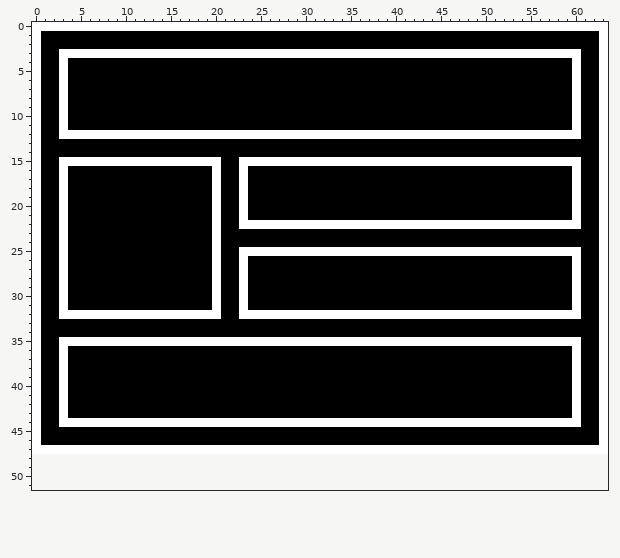
File history of a pixel-art file, The Fallen Guardian/Assets/Art/UI/ToolTip/Items/ToolTip_Currency.aseprite. This is how it looked before the edit.
64x48 pixels, 1 frame. The old version is drawn lined up with the new one, on the new canvas.
Once edited:
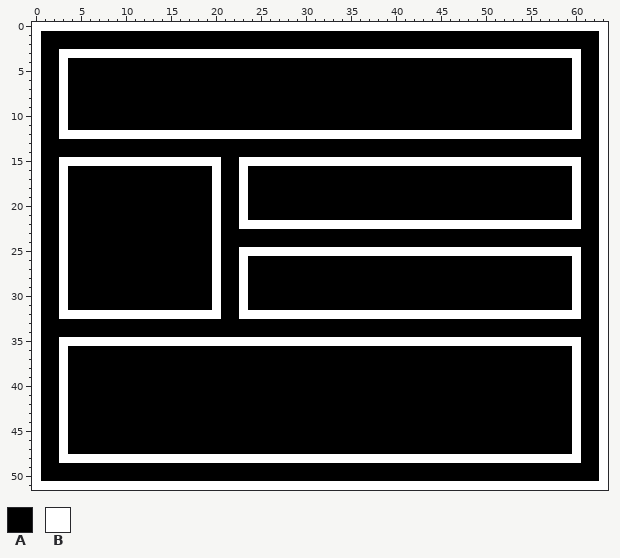
Palette (. is transparent): A #000000  B #ffffff
From the commit log: Coin ToolTip Prefab
The exact change:
canvas 64x48 -> 64x52
The author put colour A in row 48 at x 1 to 2 and 61 to 62; in rows 49 to 50 at x 1 to 62.
Colour B becomes colour A in row 44 at x 4 to 59; in row 47 at x 1 to 2, 4 to 59 and 61 to 62.
The author put colour B in row 48 at x 0, 3 to 60 and 63; in rows 49 to 50 at x 0 and 63; in row 51 at x 0 to 63.
Colour A becomes colour B in rows 45 to 46 at x 3 and 60.
Boxes around the changes in both pictures, in picture pixels (x1, y1, x2, y2):
changed: (32, 418, 608, 490)
